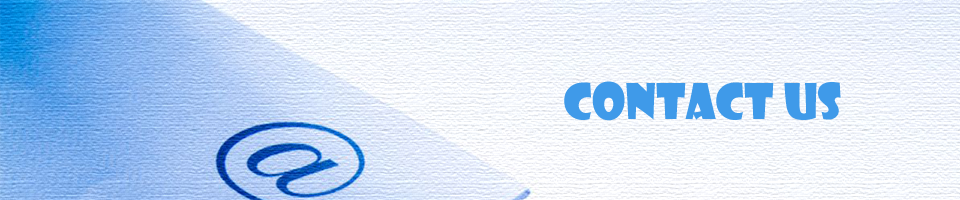
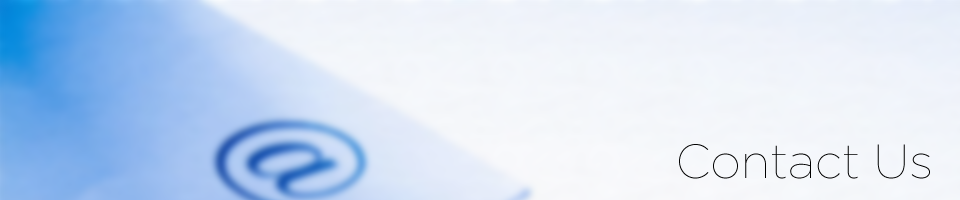
Two versions of the same layered image (960 x 200). Layer-by-layer changes:
renamed "CONTACT US" to "Contact Us", painted on it over [564, 81, 930, 179]
painted on "Layer 3" over [0, 0, 960, 200]
